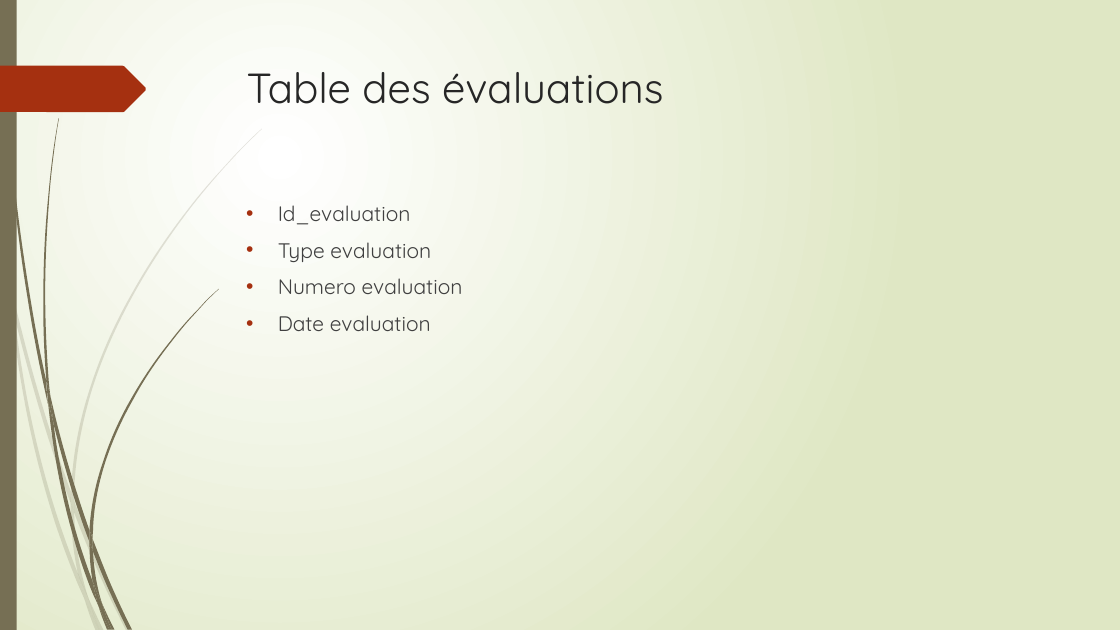
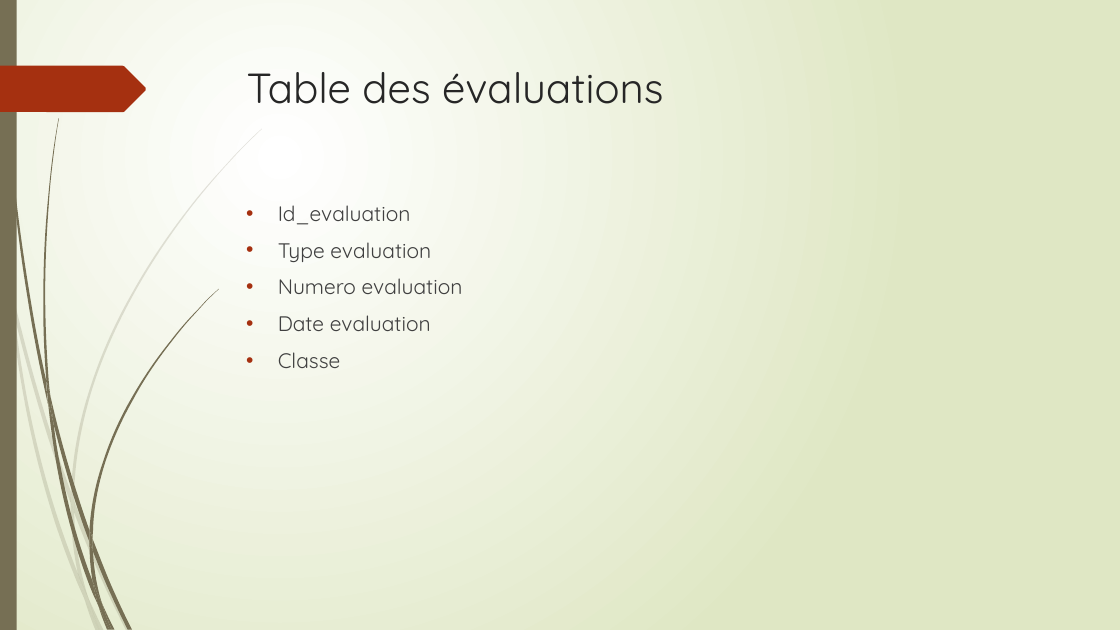
Before and after one commit to xpessoles/EvaluationCompetences, a slide deck: slide 9 of EvaluationParCompetences.pptx. Drawn at 1120x630 pixels with LibreOffice and Linux fonts; fonts in the diff are those of the drawing. Boxes give left, top, right and bottom in pixels: in the first picture for what was removed or moved away, otherwise in the second. Text is boxed around its words. In the diff, an @@ line names an element or a change of style, - is before the commit and + after.

```diff
--- a/EvaluationParCompetences.pptx
+++ b/EvaluationParCompetences.pptx
@@ text at [278, 352, 341, 368]: paragraph added @@
+• Classe
```
Also in this commit, not shown: 1 other slide changed, 4 other files.
